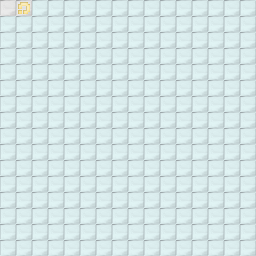
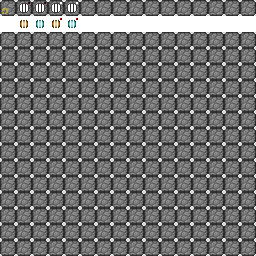
Layer changes from the first 256px x 256px image to the second:
"Layer #1": opacity 100% → 39%, moved it above "Layer", painted on it, unmasked it over [2, 2, 30, 14]
moved "Layer" above "Layer #2", painted on it over [0, 0, 256, 256]
"Layer #2": opacity 13% → 100%, moved it above "Layer #3", painted on it, masked it over [18, 2, 76, 28]
showed "Layer #3", painted on it, unmasked it over [0, 0, 77, 16]
renamed "Clipboard" to "Pasted Layer", showed it, opacity 12% → 100%, painted on it over [0, 0, 256, 256]
